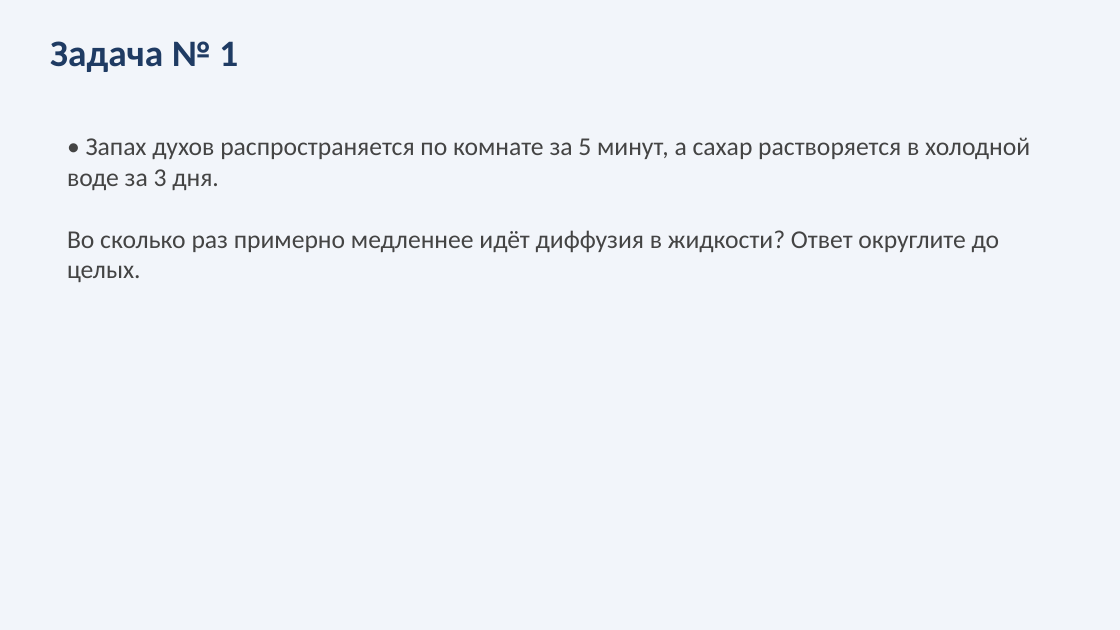
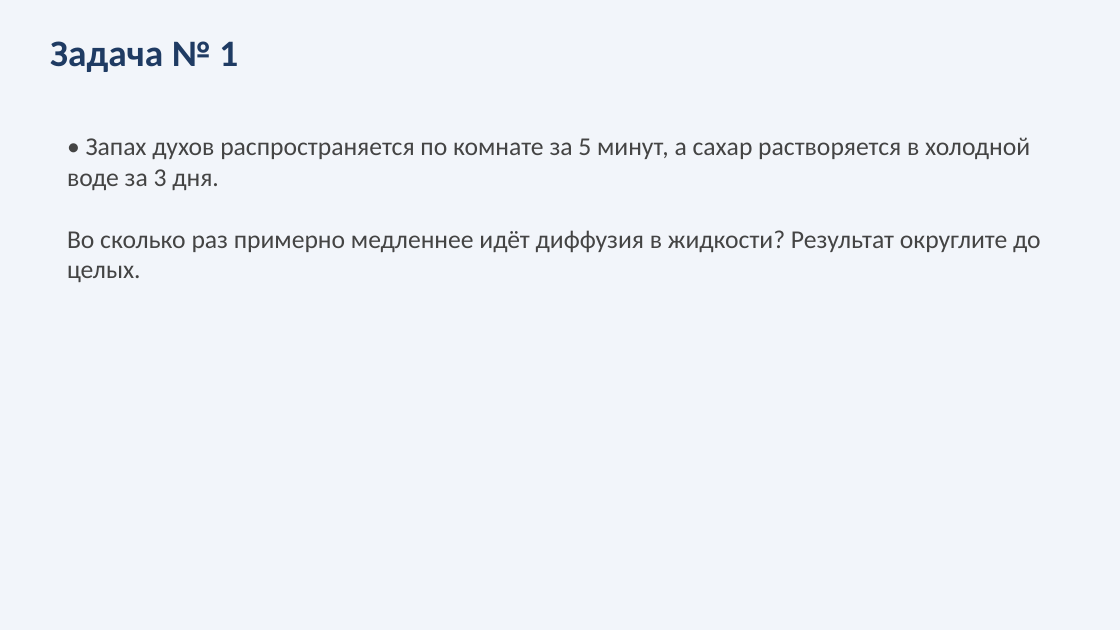
Before and after one commit to F1exmp/physics, a slide deck: slide 12 of lessons/7/7_08_Движение_частиц_вещества/7_08_Движение_частиц_вещества.pptx. Drawn at 1120x630 pixels with LibreOffice and Linux fonts; fonts in the diff are those of the drawing. Boxes give left, top, right and bottom in pixels: in the first picture for what was removed or moved away, otherwise in the second. Text is boxed around its words. In the diff, an @@ line names an element or a change of style, - is before the commit and + after.

```diff
--- a/lessons/7/7_08_Движение_частиц_вещества/7_08_Движение_частиц_вещества.pptx
+++ b/lessons/7/7_08_Движение_частиц_вещества/7_08_Движение_частиц_вещества.pptx
@@ text at (67, 137, 1041, 282): text changed @@
-• Запах духов распространяется по комнате за 5 минут, а сахар растворяется в холодной воде за 3 дня.
-Во сколько раз примерно медленнее идёт диффузия в жидкости? Ответ округлите до целых.
+• Запах духов распространяется по комнате за 5 минут, а сахар растворяется в холодной воде за 3 дня.
+Во сколько раз примерно медленнее идёт диффузия в жидкости? Результат округлите до целых.
```
Also in this commit, not shown: 2 other slides changed, 23 other files.
